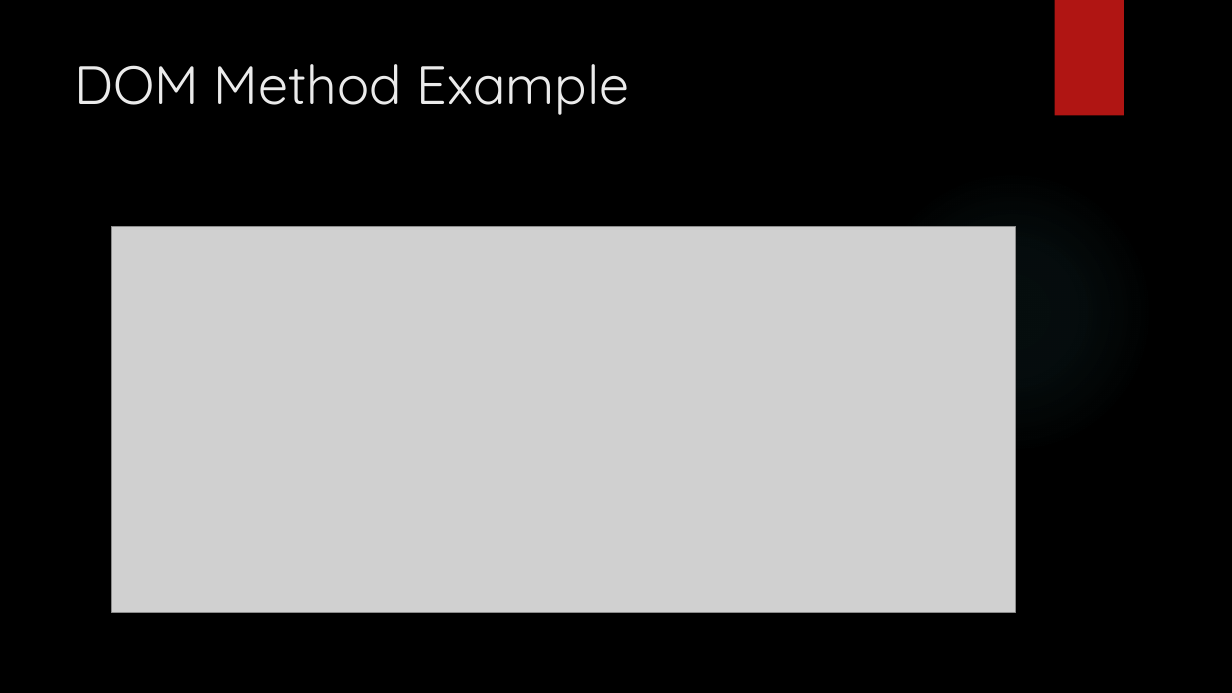
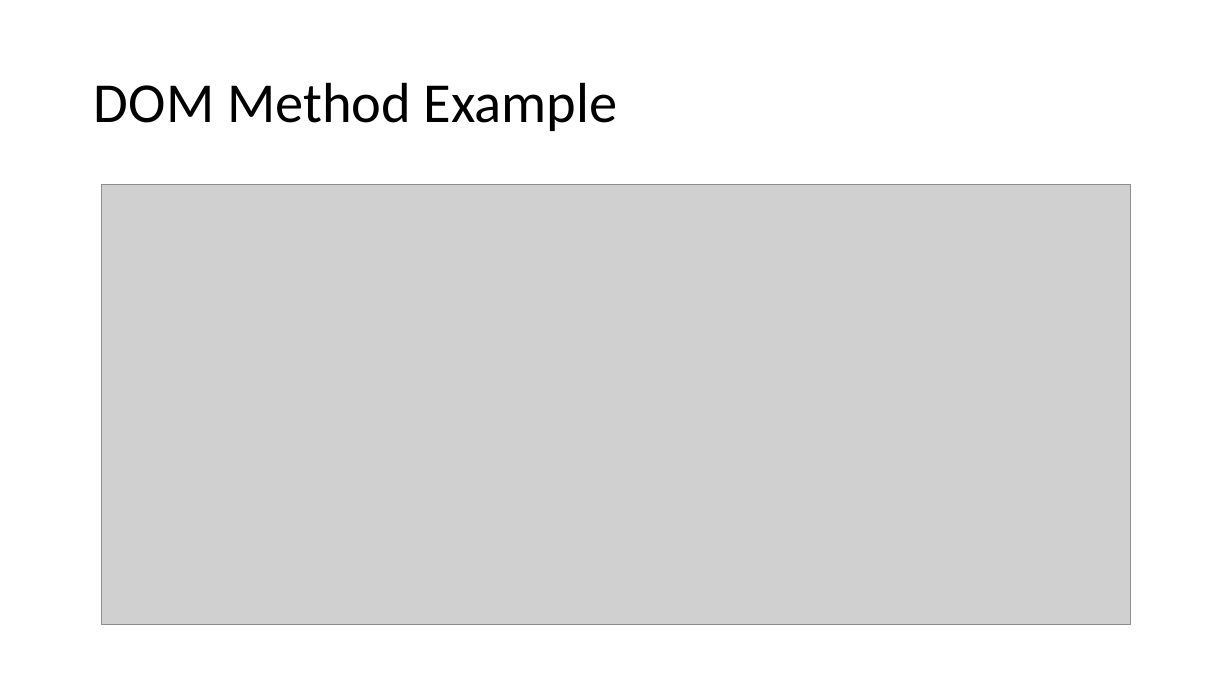
Before and after one commit to YWCANWIL-TechLab/module15-exercises-YaminahAlanis, a slide deck: slide 12 of slides/Module 15 - JS HTML DOM Part 1.pptx. Drawn at 1232x693 pixels with LibreOffice and Linux fonts; fonts in the diff are those of the drawing; grey boxes stand for pictures; background and template pictures are left out. Boxes give left, top, right and bottom in pixels: in the first picture for what was removed or moved away, otherwise in the second. Text is boxed around its words. In the diff, an @@ line names an element or a change of style, - is before the commit and + after.

Commit message:
Updated PowerPoint Examples

```diff
--- a/slides/Module 15 - JS HTML DOM Part 1.pptx
+++ b/slides/Module 15 - JS HTML DOM Part 1.pptx
@@ background picture (left out) to #FFFFFF @@
@@ rectangle removed at bbox=[1055, 0, 1124, 116] @@
@@ title "DOM Method Example": place and size @@
-title "DOM Method Example" at bbox=[75, 64, 630, 115]
+title "DOM Method Example" at bbox=[94, 82, 618, 131]
@@ title "DOM Method Example" at bbox=[94, 82, 618, 131]: size 42 to 44 pt, font Quicksand to Calibri, text colour #EBEBEB to #000000; line spacing 1 to 0.9; vertical alignment top to middle @@
@@ ellipse removed at bbox=[870, 169, 1154, 454] @@
@@ picture: place and size @@
-picture at bbox=[112, 226, 1016, 613]
+picture at bbox=[102, 185, 1131, 625]
```
Also in this commit, not shown: 29 other slides changed, 9 slides added, 2 slides removed, 4 other files.
